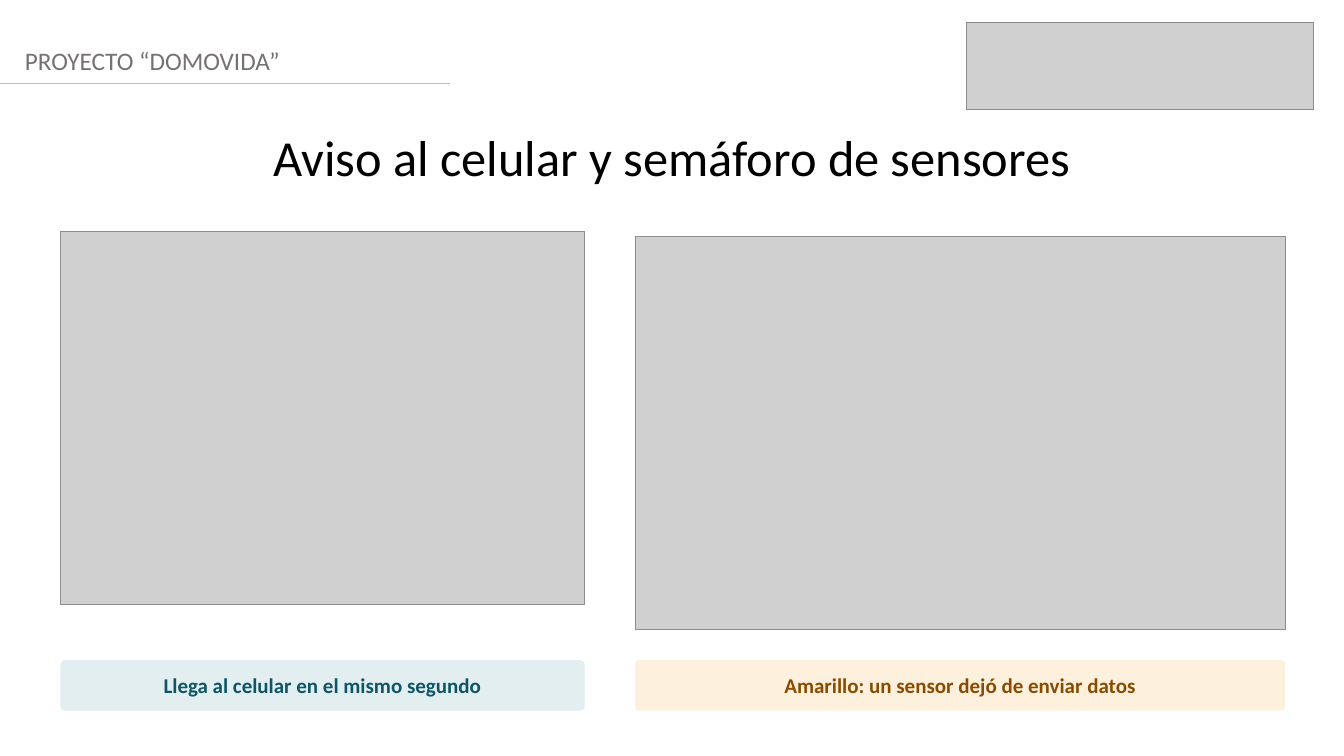
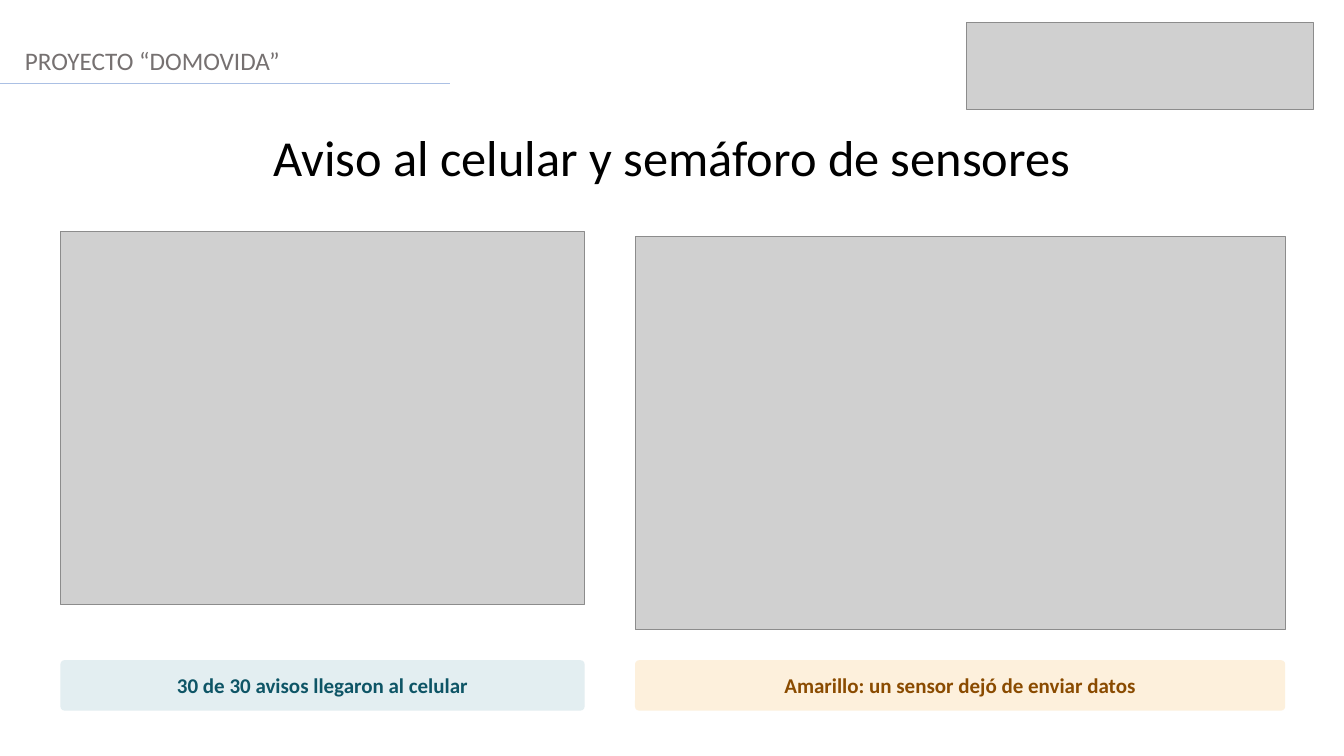
Before and after one commit to AndresVergara74/domovida-backend, a slide deck: slide 17 of docs/fase2/evidencias_proyecto/presentacion/VERGARA_ANDRES_Presentacion_Proyecto_APT_DomoVida.pptx. Drawn at 1344x756 pixels with LibreOffice and Linux fonts; fonts in the diff are those of the drawing; grey boxes stand for pictures. Boxes give left, top, right and bottom in pixels: in the first picture for what was removed or moved away, otherwise in the second. Text is boxed around its words. In the diff, an @@ line names an element or a change of style, - is before the commit and + after.

```diff
--- a/docs/fase2/evidencias_proyecto/presentacion/VERGARA_ANDRES_Presentacion_Proyecto_APT_DomoVida.pptx
+++ b/docs/fase2/evidencias_proyecto/presentacion/VERGARA_ANDRES_Presentacion_Proyecto_APT_DomoVida.pptx
@@ text in rounded rectangle at [177,678,468,697]: text changed @@
-Llega al celular en el mismo segundo
+30 de 30 avisos llegaron al celular
```
Also in this commit, not shown: 4 other slides changed, 4 other files.
